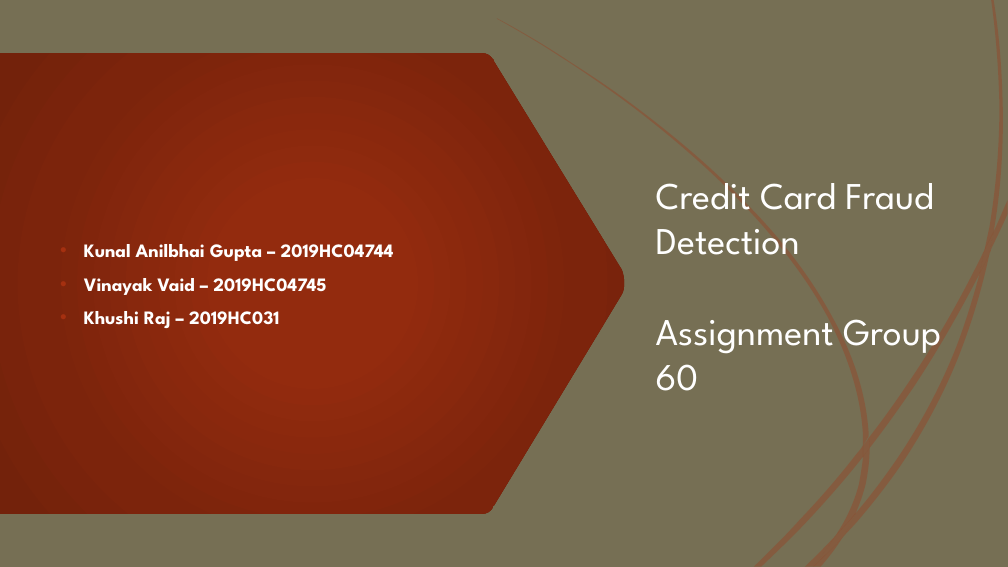
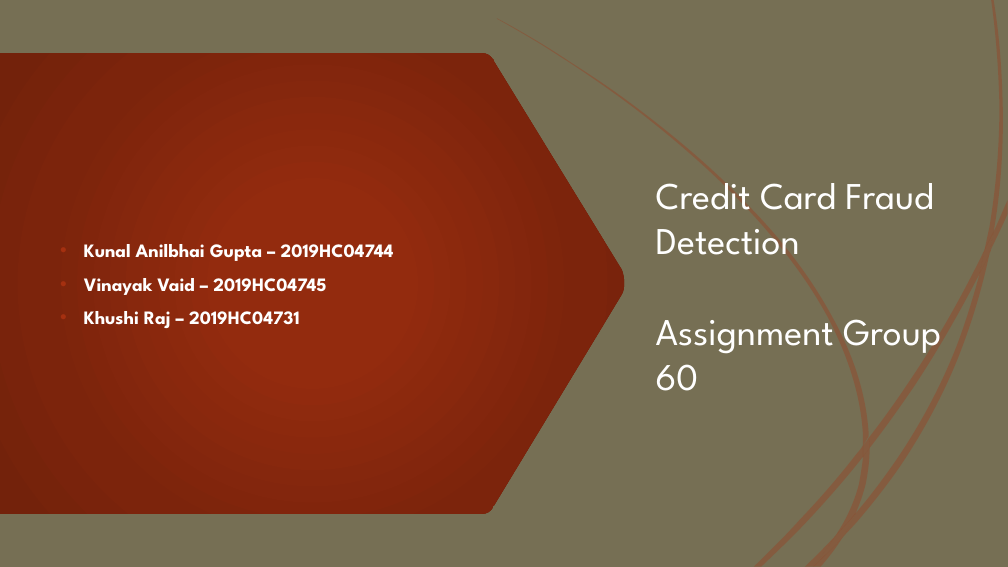
Before and after one commit to BITS-SECOND-SEM-ASSIGNMENT-GROUP-60/credit-fraud-detection, a slide deck: slide 1 of Presentation Template (1).pptx. Drawn at 1008x567 pixels with LibreOffice and Linux fonts; fonts in the diff are those of the drawing. Boxes give left, top, right and bottom in pixels: in the first picture for what was removed or moved away, otherwise in the second. Text is boxed around its words. In the diff, an @@ line names an element or a change of style, - is before the commit and + after.

```diff
--- a/Presentation Template (1).pptx
+++ b/Presentation Template (1).pptx
@@ text at <box>84,311,300,328</box>: text changed @@
-• Khushi Raj – 2019HC031
+• Khushi Raj – 2019HC04731
```
Also in this commit, not shown: 2 other slides changed, 1 other file.
